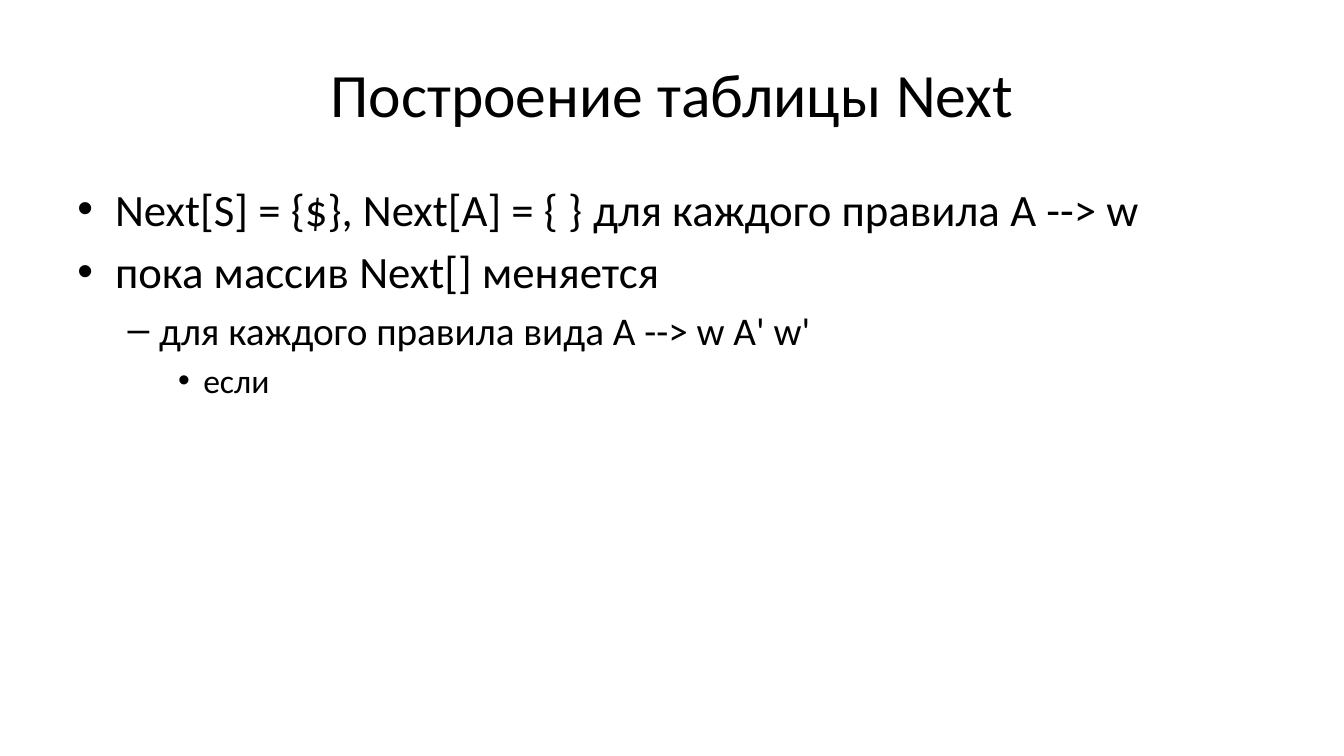
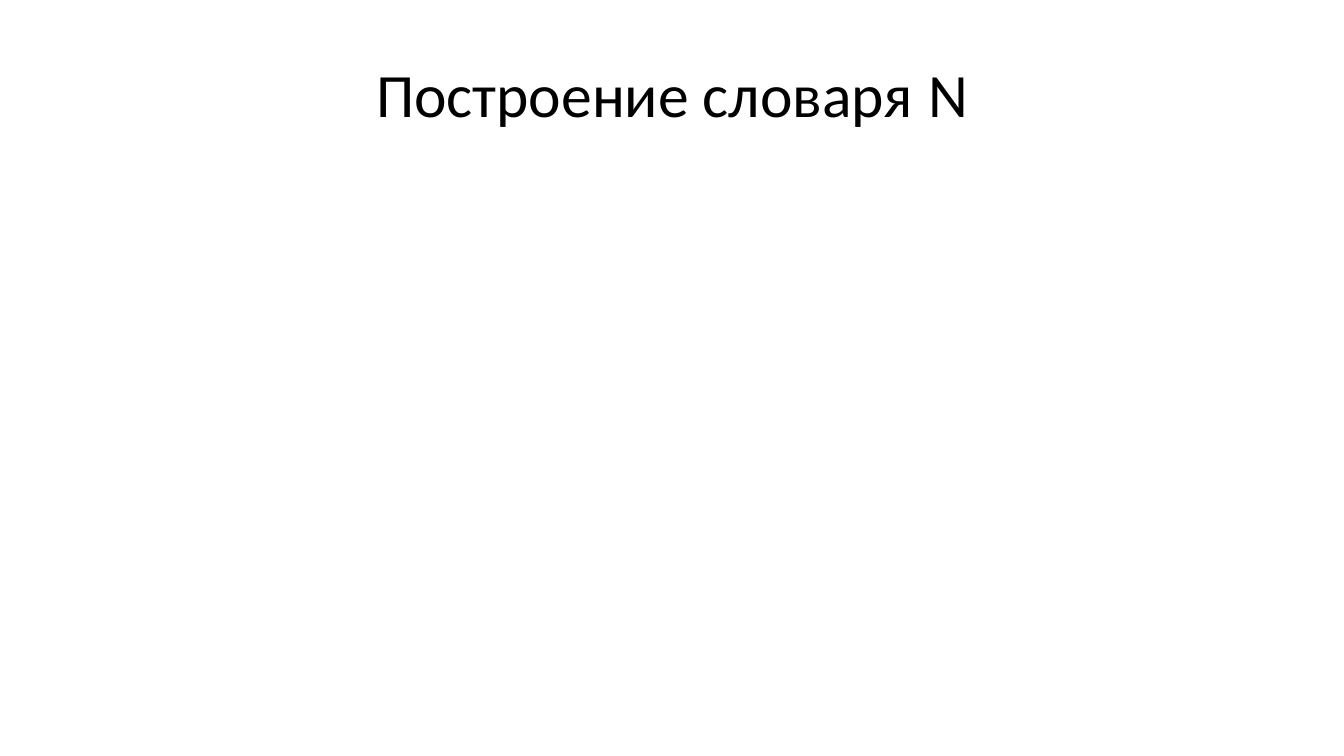
Before and after one commit to Evgueni-Petrov-aka-espetrov/Algorithms-and-Programming-in-C-pptx, a slide deck: slide 191 of 24 Элементы теории языков.pptx (slide 25 before the commit). Drawn at 1344x756 pixels with LibreOffice and Linux fonts; fonts in the diff are those of the drawing. Boxes give left, top, right and bottom in pixels: in the first picture for what was removed or moved away, otherwise in the second. Text is boxed around its words. In the diff, an @@ line names an element or a change of style, - is before the commit and + after.

Commit message:
добавил построение первого и следующего наборов и таблицы грамматики; сделал более понятный вывод в примерах

```diff
--- a/24 Элементы теории языков.pptx
+++ b/24 Элементы теории языков.pptx
@@ title at (376, 77, 968, 127): text changed @@
-Построение таблицы Next
+Построение словаря N
@@ text removed at (115, 193, 1138, 394) @@
-• Next[S] = {$}, Next[A] = { } для каждого правила A --> w
-• пока массив Next[] меняется
-  – для каждого правила вида A --> w A' w'
-    • если
```
Also in this commit, not shown: 24 other slides changed, 197 slides added, 2 slides removed.
